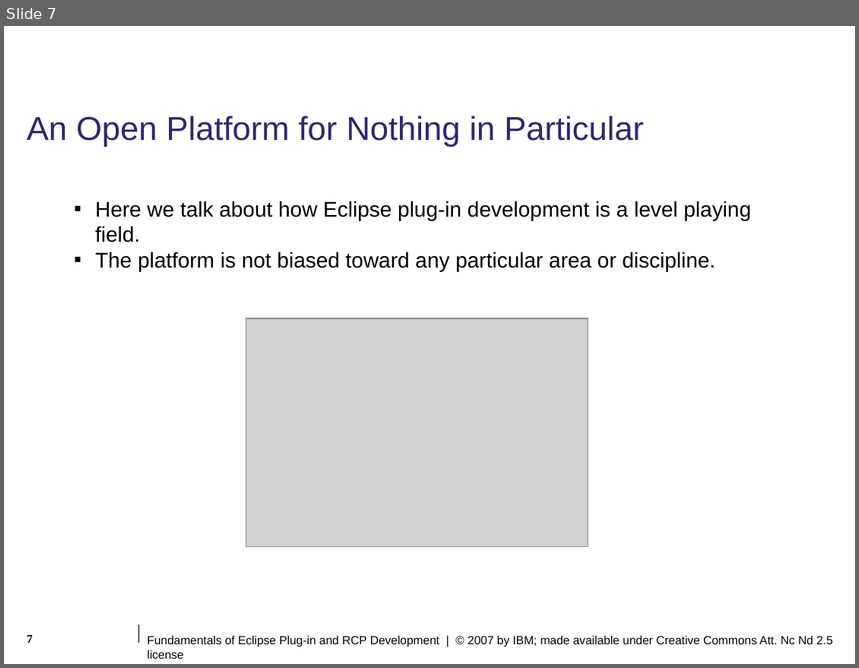
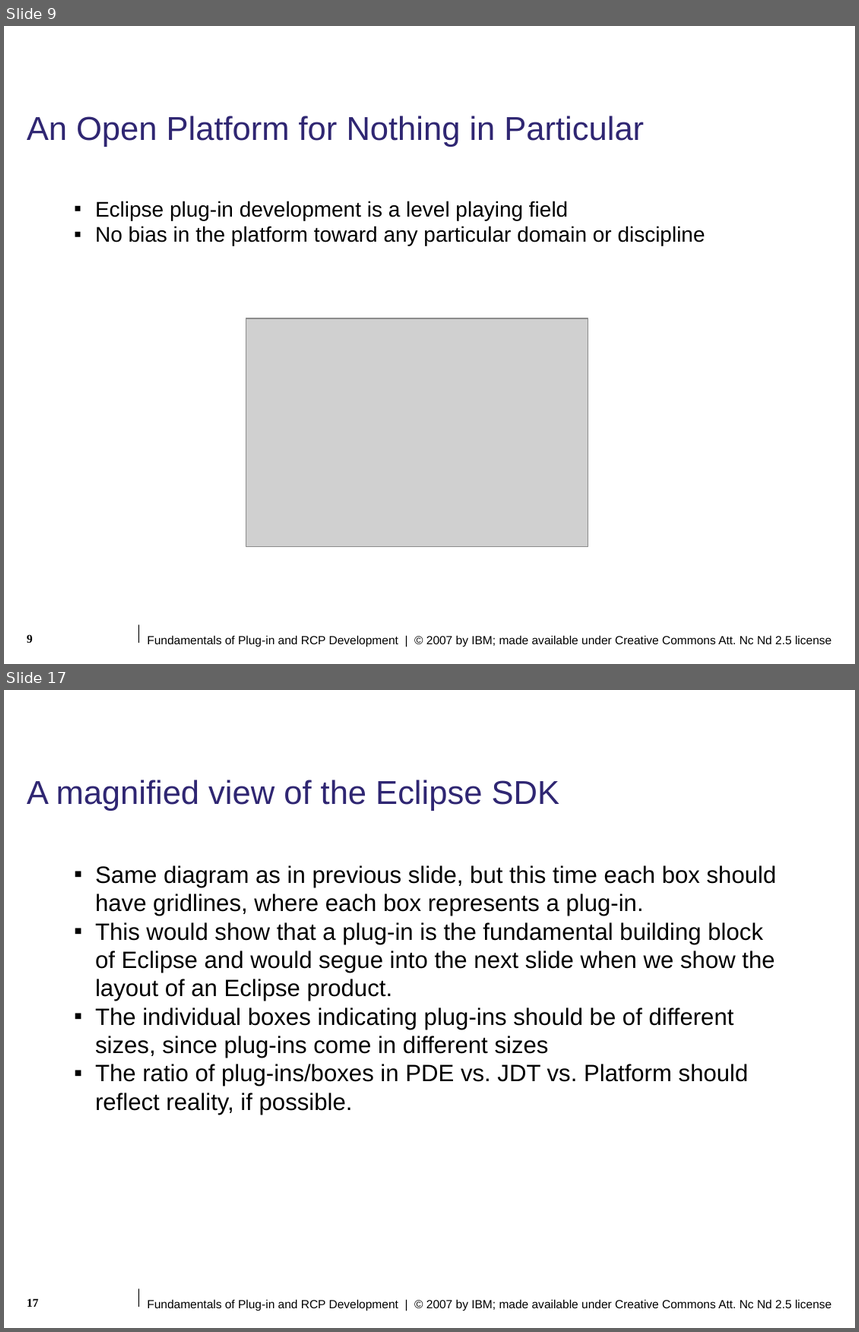
Before and after one commit to lukangping/eclipse.pde.incubator, a slide deck: presentations/eclipse-con/2007/slides/Fundamentals_of_Plugin_and_RCP_Development.ppt. Shown one above the other, each under a label of ours: slide 7 before the commit, slides 9 and 17 after it; the slides between them are not shown. The pictures are 859x668 and 859x1332 pixels, drawn with LibreOffice and Linux fonts; fonts in the diff are those of the drawing; grey boxes stand for pictures; background and template pictures are left out. Boxes give left, top, right and bottom in pixels: in the first picture for what was removed or moved away, otherwise in the second. Text is boxed around its words. In the diff, an @@ line names an element or a change of style, - is before the commit and + after.

```diff
--- a/presentations/eclipse-con/2007/slides/Fundamentals_of_Plugin_and_RCP_Development.ppt
+++ b/presentations/eclipse-con/2007/slides/Fundamentals_of_Plugin_and_RCP_Development.ppt
@@ slide 17 added at bbox=[4, 690, 855, 1328], background #FFFFFF; not listed: 2 template elements that a slide beside it also shows @@
@@ title added at bbox=[27, 780, 560, 811], 28 pt, text #2F2672 @@
+A magnified view of the Eclipse SDK
@@ text added at bbox=[95, 866, 777, 1115], 20 pt, text #000000 @@
+▪ Same diagram as in previous slide, but this time each box should have gridlines, where each box represents a plug-in.
+▪ This would show that a plug-in is the fundamental building block of Eclipse and would segue into the next slide when we show the layout of an Eclipse product.
+▪ The individual boxes indicating plug-ins should be of different sizes, since plug-ins come in different sizes
+▪ The ratio of plug-ins/boxes in PDE vs. JDT vs. Platform should reflect reality, if possible.
@@ page number added at bbox=[27, 1299, 39, 1307], 10 pt, text #000000, bold @@
+17
@@ what was slide 7 is now slide 9 @@
@@ slide 9 changed as well @@
@@ text at bbox=[95, 201, 705, 246]: text changed @@
-▪ Here we talk about how Eclipse plug-in development is a level playing field.
-▪ The platform is not biased toward any particular area or discipline.
+▪ Eclipse plug-in development is a level playing field
+▪ No bias in the platform toward any particular domain or discipline
@@ page number at bbox=[27, 635, 33, 643]: text changed @@
-7
+9
@@ text at bbox=[147, 636, 832, 647]: text changed @@
-Fundamentals of Eclipse Plug-in and RCP Development | © 2007 by IBM; made available under Creative Commons Att. Nc Nd 2.5 license
+Fundamentals of Plug-in and RCP Development | © 2007 by IBM; made available under Creative Commons Att. Nc Nd 2.5 license
```
Also in this commit, not shown: 6 other slides changed, 10 other slides added.
